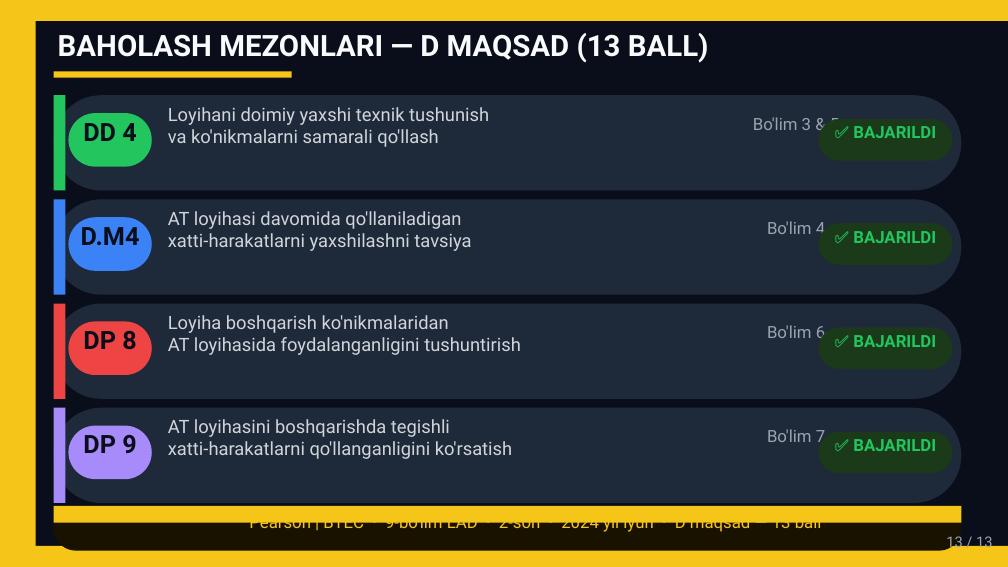
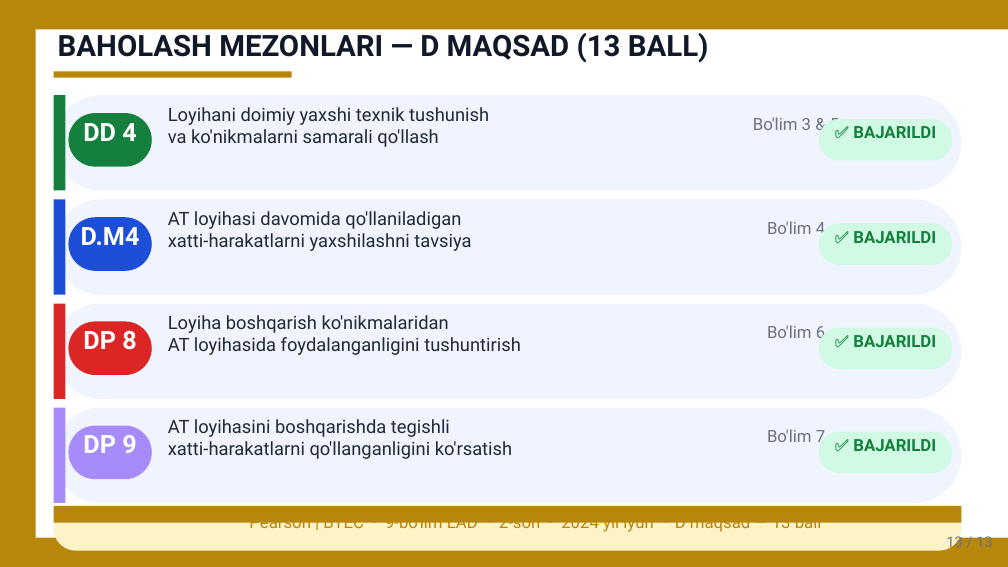
Before and after one commit to safarovman/paket-, a slide deck: slide 13 of loyiha_ishi.pptx. Drawn at 1008x567 pixels with LibreOffice and Linux fonts; fonts in the diff are those of the drawing. Boxes give left, top, right and bottom in pixels: in the first picture for what was removed or moved away, otherwise in the second. Text is boxed around its words. In the diff, an @@ line names an element or a change of style, - is before the commit and + after.

Commit message:
Update: loyiha ishi - oq fon, to'q matnlar bilan yangilandi

```diff
--- a/loyiha_ishi.pptx
+++ b/loyiha_ishi.pptx
@@ background #F9FAFB to #FFFFFF @@
@@ rectangle: place and size @@
-rectangle at (0, 0, 1008, 21)
+rectangle at (0, 0, 1008, 29)
@@ rectangle removed at (0, 0, 1008, 567) @@
@@ rectangle added at (0, 29, 11, 538), fill #B8860B @@
@@ text "BAHOLASH MEZONLARI — D MAQSAD ..." at (58, 29, 709, 63): text colour #F9FAFB to #111827 @@
@@ rectangle at (54, 95, 66, 191): fill #22C55E to #15803D @@
@@ rounded rectangle at (69, 113, 152, 167): fill #22C55E to #15803D @@
@@ rectangle at (54, 200, 66, 295): fill #3B82F6 to #1D4ED8 @@
@@ rounded rectangle at (69, 217, 152, 271): fill #3B82F6 to #1D4ED8 @@
@@ rectangle at (54, 304, 66, 399): fill #EF4444 to #DC2626 @@
@@ rounded rectangle at (69, 321, 152, 375): fill #EF4444 to #DC2626 @@
@@ fill #1E2A3A to #F0F4FF in 4 elements at (54, 95, 962, 191), (54, 200, 962, 295), (54, 304, 962, 399), (54, 408, 962, 503) @@
@@ text colour #D1D5DB to #1F2937 in 4 elements at (168, 107, 489, 147), (168, 211, 471, 251), (168, 315, 521, 355), (168, 419, 512, 459) @@
@@ text colour #0A0E1A to #FFFFFF in 4 elements at (83, 123, 136, 141), (81, 227, 140, 245), (83, 331, 136, 350), (83, 435, 136, 453) @@
@@ text colour #22C55E to #15803D in 4 elements at (853, 126, 936, 138), (853, 231, 936, 243), (853, 335, 936, 347), (853, 439, 936, 451) @@
@@ fill #1A3A1A to #D1FAE5 in 4 elements at (819, 119, 953, 160), (819, 223, 953, 265), (819, 327, 953, 369), (819, 432, 953, 473) @@
@@ rounded rectangle at (54, 506, 962, 551): fill #1A1200 to #FEF3C7 @@
@@ text "Pearson | BTEC · 9-bo'lim ..." at (249, 522, 822, 533): text colour #F5C518 to #B8860B @@
@@ fill #F5C518 to #B8860B in 5 elements at (0, 0, 36, 567), (54, 71, 292, 77), (54, 506, 962, 523), (0, 0, 1008, 29), (0, 538, 1008, 567) @@
@@ rectangle: place and size @@
-rectangle at (0, 546, 1008, 567)
+rectangle at (0, 538, 1008, 567)
@@ text colour #9CA3AF to #6B7280 in 5 elements at (753, 117, 839, 134), (767, 221, 825, 234), (767, 325, 825, 338), (767, 429, 825, 442), (946, 533, 993, 551) @@
```
Also in this commit, not shown: 12 other slides changed.
